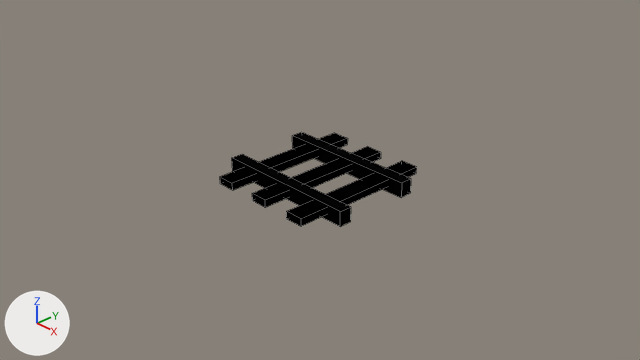
Renders of the Blender file train_track/Data/BlendFiles/track_segment.blend from each side of a commit.
The view is the same before and after, from the file's camera 'Camera'. The axes (+X, +Y, +Z) are drawn at lower left. The lights are the same throughout. Mesh edges are drawn as thin lines.

Before the edit, the objects in view are built like this:
```python
mat_material = principled_material('Material')
mat_material.texture = img_untitled
mat_material.roughness = 1.0
mat_material.specular_ior_level = 0.0
me_cube = bpy.data.meshes.new('Cube')
me_cube.from_pydata(...)  # a box spanning x -1.0..1.0, y 0.44..0.61, z -0.1..0.1; a box spanning x -1.0..1.0, y -0.61..-0.44, z -0.1..0.1; a box spanning x -0.13..0.13, y -1.0..1.0, z -0.05..0.05; a box spanning x -0.75..-0.5, y -1.0..1.0, z -0.05..0.05; a box spanning x 0.5..0.75, y -1.0..1.0, z -0.05..0.05
me_cube.materials.append(mat_material)  # picture img_untitled
ob_cube = bpy.data.objects.new('Cube', me_cube)
ob_cube.location = (0.0, 0.0, 0.0)
```
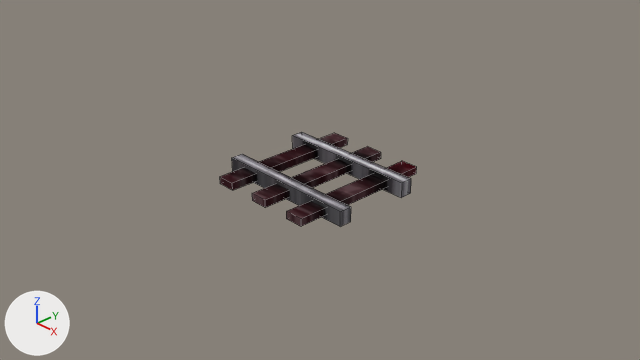
The newer file is also turned or shifted as a whole; pictures and numbers use the older file's frame.

The change, as a diff of the scene's bpy script:
```diff
--- a/train_track/Data/BlendFiles/track_segment.blend.py
+++ b/train_track/Data/BlendFiles/track_segment.blend.py
@@ img_track_segment_orig_png @@
+img_track_segment_orig_png = load_image('track_segment_orig.png', '../Textures/track_segment_orig.png', 1024, 1024, 'sRGB')
@@ mat_material @@
 mat_material = principled_material('Material')
-mat_material.texture = img_untitled
+mat_material.texture = img_track_segment_orig_png
 mat_material.roughness = 1.0
```

Boxes (x1, y1, x2, y2) around the edits, measured in the pictures (640 x 360 px):
'Cube', surface changed
    both: (220, 132, 417, 227)
